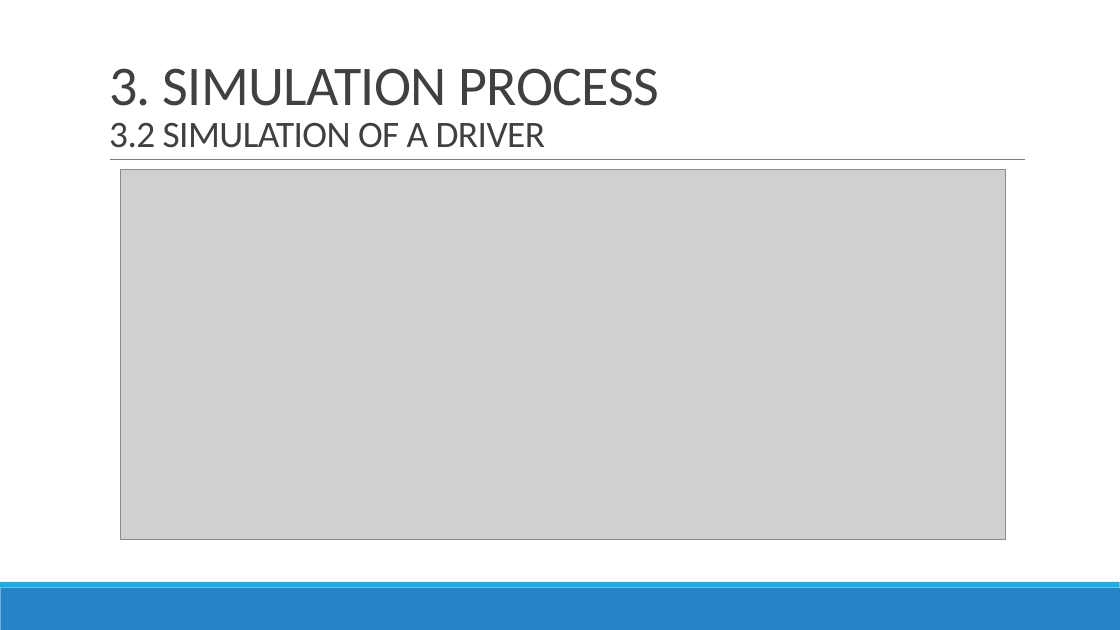
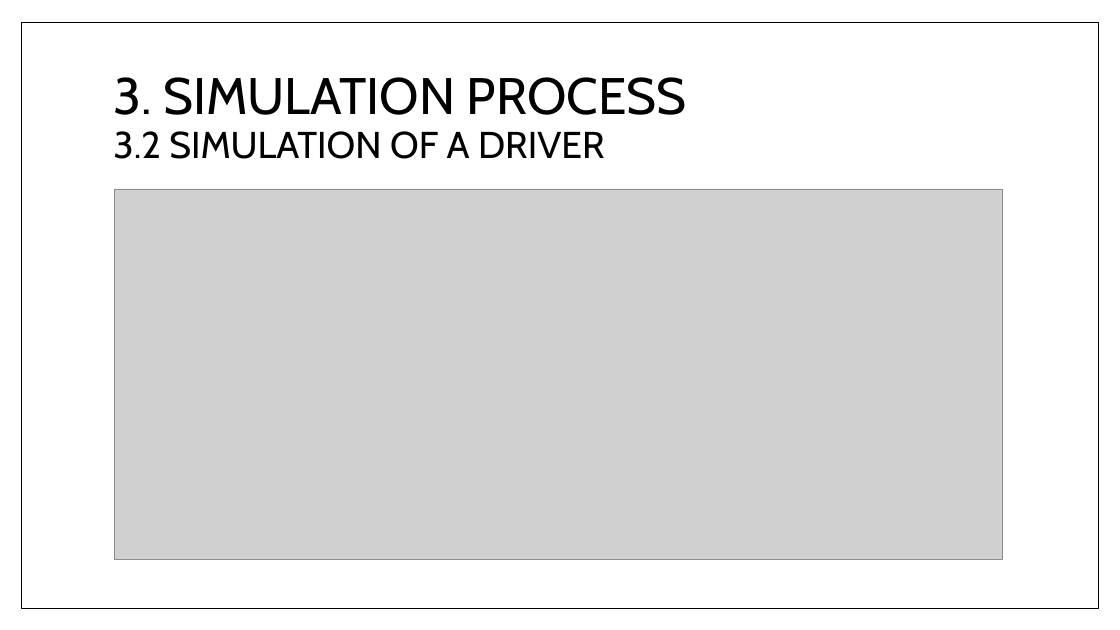
Before and after one commit to Bminhhh/CapsoneProject, a slide deck: slide 8 of duy/CAPSTONE PROJECT/CAPSTONE PROJECT REPORT.pptx. Drawn at 1120x630 pixels with LibreOffice and Linux fonts; fonts in the diff are those of the drawing; grey boxes stand for pictures. Boxes give left, top, right and bottom in pixels: in the first picture for what was removed or moved away, otherwise in the second. Text is boxed around its words. In the diff, an @@ line names an element or a change of style, - is before the commit and + after.

```diff
--- a/duy/CAPSTONE PROJECT/CAPSTONE PROJECT REPORT.pptx
+++ b/duy/CAPSTONE PROJECT/CAPSTONE PROJECT REPORT.pptx
@@ rectangle added at box(21, 23, 1098, 608), fill #FFFFFF, outline #000000 1 pt @@
@@ title "3. SIMULATION PROCESS 3.2 SIMULATION ...": place and size @@
-title "3. SIMULATION PROCESS 3.2 SIMULATION ..." at box(109, 68, 659, 148)
+title "3. SIMULATION PROCESS 3.2 SIMULATION ..." at box(113, 77, 687, 159)
@@ title "3. SIMULATION PROCESS 3.2 SIMULATION ..." at box(113, 77, 687, 159): size 48 to 44 pt in "3. SIMULATION PROCESS"; font Calibri to Cabin, text colour #404040 to #000000, letter spacing -0.5 to 0 pt; line spacing 0.85 to 0.9; vertical alignment bottom to middle @@
@@ line removed from (110, 160) to (1026, 160) @@
@@ picture: place and size @@
-picture at box(120, 170, 1006, 539)
+picture at box(114, 189, 1003, 560)
@@ rectangle removed at box(0, 588, 1120, 630) @@
@@ rectangle removed at box(0, 582, 1120, 588) @@
```
Also in this commit, not shown: 17 other slides changed, 2 slides added, 2 slides removed, 7 other files.
